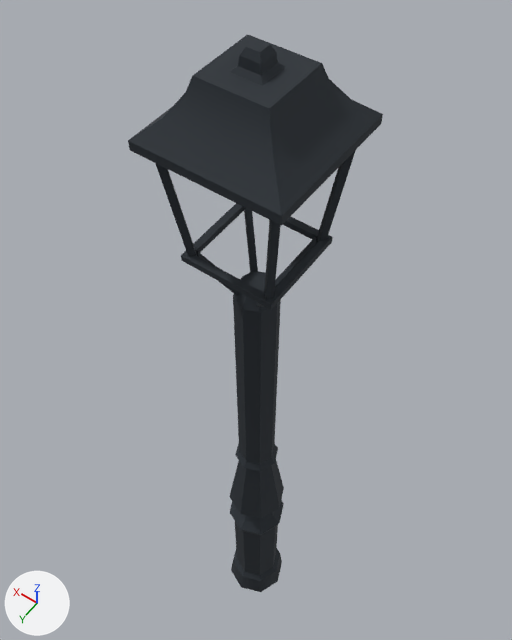
A saved change to the FBX model Assets/Work/KAJ/obstacle/new/street lamp.fbx.
One viewpoint serves both versions: a 50 mm lens placed at (21.284, 3.113, 3.343), pointed at (22.104, 1.965, 1.538). Arrows for +X, +Y and +Z are at lower left; the lights stay in place. Where no turn or scale is listed for an object, it has been applied to the vertices.
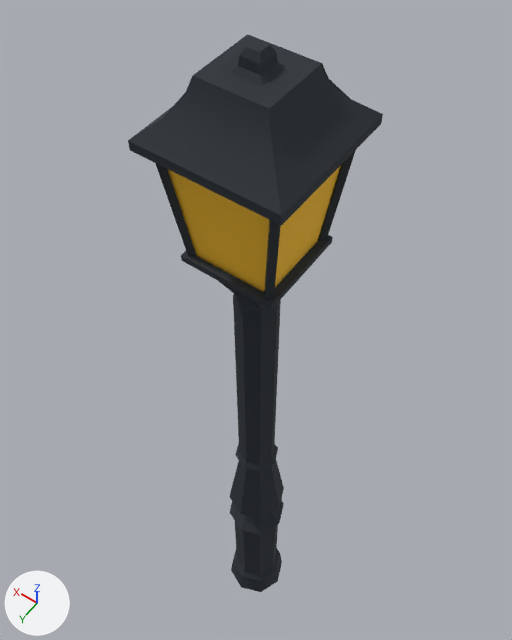
Changed parts and their boxes (x1, y1, x2, y2) in the pictures (512 x 640 px):
'Object080', added (yellow): after (168, 165, 341, 292)

Edits to the bpy script that builds the scene:
```text
Add me_mesh_001:
    me_mesh_001.from_pydata(...)  # 8 vertices, 4 faces; spans x -0.137..0.137, y -0.137..0.137, z 2.148..2.472
    me_mesh_001.materials.append(mat_01___default)  # picture img_untitled_1_psd
Add ob_object080:
    ob_object080 = bpy.data.objects.new('Object080', me_mesh_001)
    ob_object080.location = (21.947, 2.18, 0.001)
```
